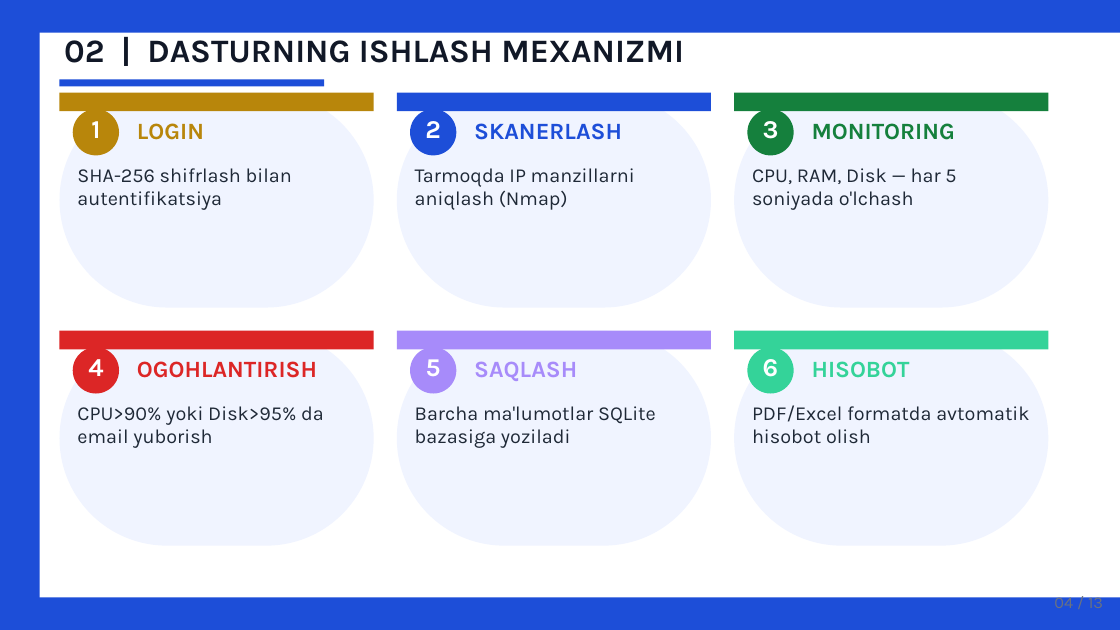
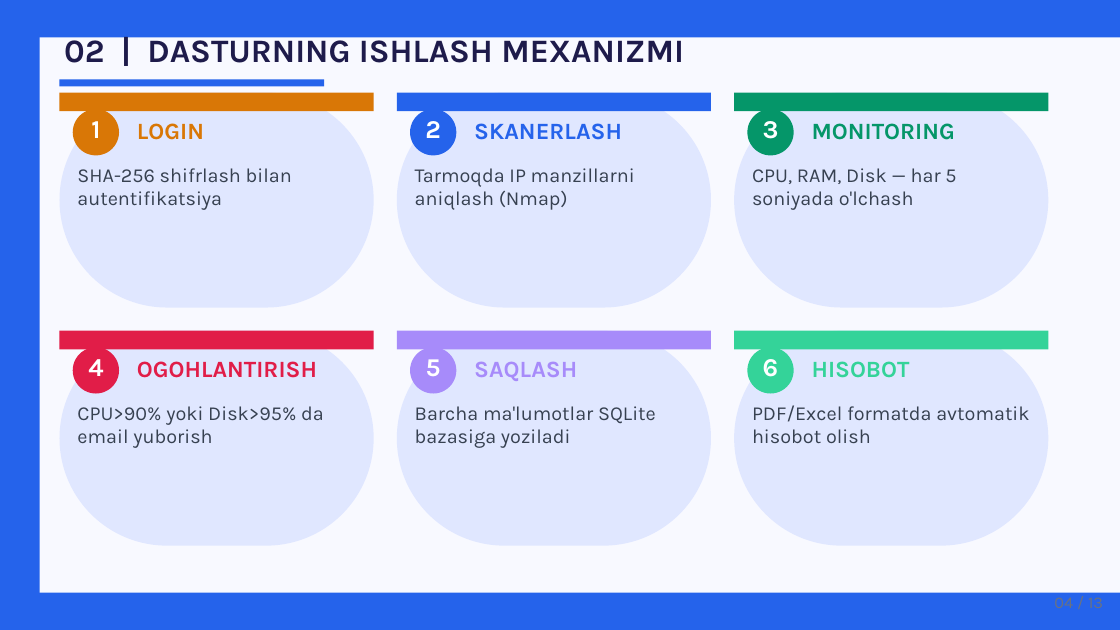
Before and after one commit to safarovman/paket-, a slide deck: slide 4 of loyiha_ishi.pptx. Drawn at 1120x630 pixels with LibreOffice and Linux fonts; fonts in the diff are those of the drawing. Boxes give left, top, right and bottom in pixels: in the first picture for what was removed or moved away, otherwise in the second. Text is boxed around its words. In the diff, an @@ line names an element or a change of style, - is before the commit and + after.

```diff
--- a/loyiha_ishi.pptx
+++ b/loyiha_ishi.pptx
@@ background #FFFFFF to #F8F9FF @@
@@ rectangle: place and size @@
-rectangle at [0,0,1120,33]
+rectangle at [0,0,1120,37]
@@ text "02 | DASTURNING ISHLASH MEXANIZMI" at [64,33,684,63]: text colour #111827 to #1E1B4B @@
@@ fill #1D4ED8 to #2563EB in 7 elements at [0,0,39,630], [60,79,324,86], [397,92,711,111], [410,109,456,155], [0,0,1120,37], [0,593,1120,630], [0,37,14,592] @@
@@ rectangle: place and size @@
-rectangle at [0,33,12,597]
+rectangle at [0,37,14,592]
@@ rectangle at [60,92,374,111]: fill #B8860B to #D97706 @@
@@ rounded rectangle at [73,109,119,155]: fill #B8860B to #D97706 @@
@@ text "LOGIN" at [137,123,204,140]: text colour #B8860B to #D97706 @@
@@ text "SKANERLASH" at [474,123,622,140]: text colour #1D4ED8 to #2563EB @@
@@ rectangle at [734,92,1049,111]: fill #15803D to #059669 @@
@@ rounded rectangle at [748,109,794,155]: fill #15803D to #059669 @@
@@ text "MONITORING" at [812,123,955,140]: text colour #15803D to #059669 @@
@@ rectangle at [60,331,374,350]: fill #DC2626 to #E11D48 @@
@@ rounded rectangle at [73,347,119,393]: fill #DC2626 to #E11D48 @@
@@ text "OGOHLANTIRISH" at [137,361,317,378]: text colour #DC2626 to #E11D48 @@
@@ fill #F0F4FF to #E0E7FF in 6 elements at [60,92,374,308], [397,92,711,308], [734,92,1049,308], [60,331,374,546], [397,331,711,546], [734,331,1049,546] @@
@@ text colour #1F2937 to #374151 in 6 elements at [77,168,292,210], [415,168,635,210], [752,168,956,210], [77,406,324,448], [415,406,656,448], [752,405,1029,443] @@
@@ rectangle: place and size @@
-rectangle at [0,597,1120,630]
+rectangle at [0,593,1120,630]
```
Also in this commit, not shown: 12 other slides changed.
